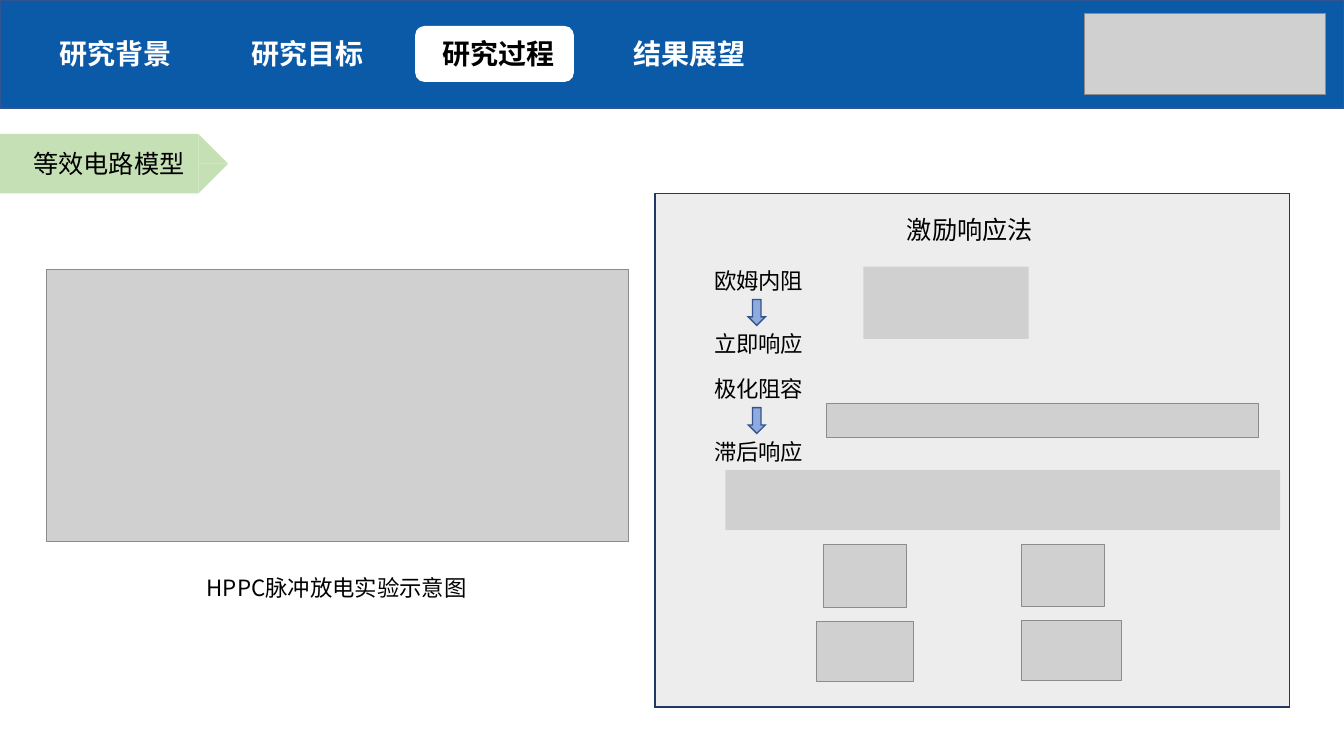
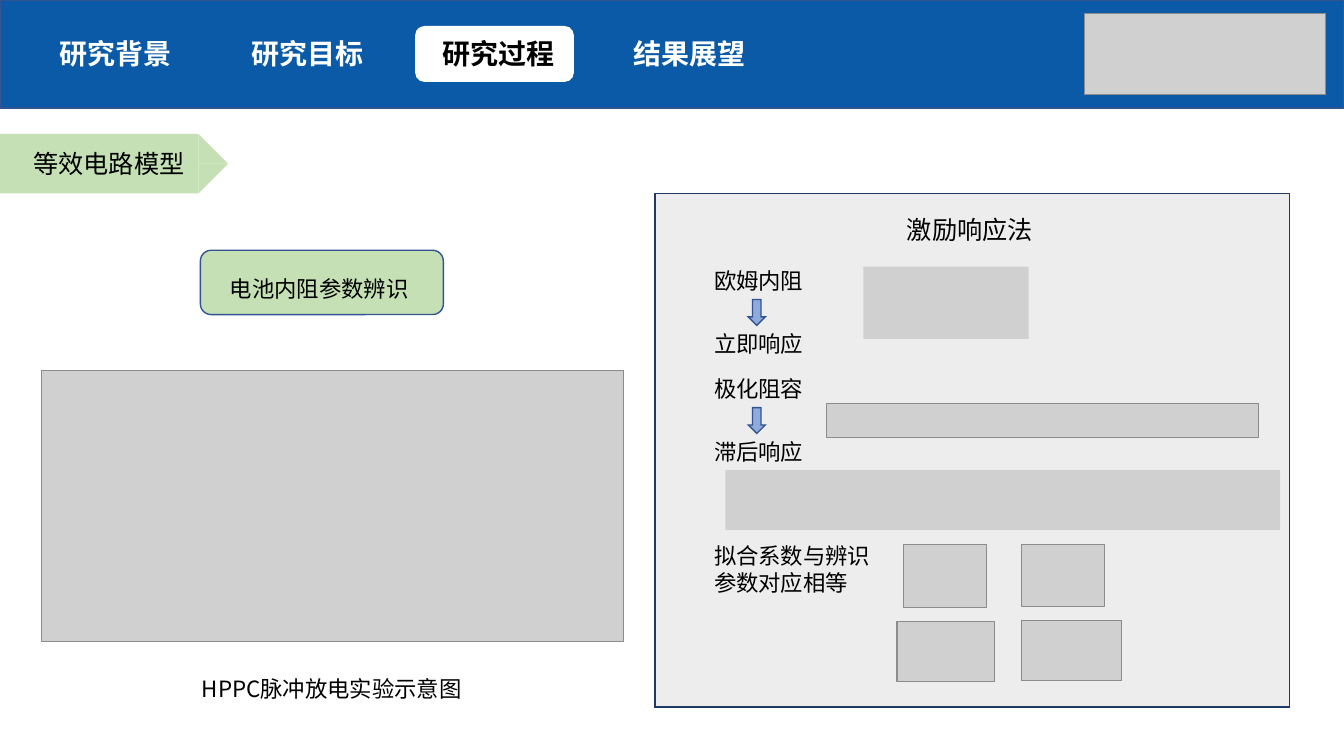
Before and after one commit to SudaSoda/Graduation-Design, a slide deck: slide 8 of Output/毕设答辩_赵杰_1452047.pptx. Drawn at 1344x756 pixels with LibreOffice and Linux fonts; fonts in the diff are those of the drawing; grey boxes stand for pictures. Boxes give left, top, right and bottom in pixels: in the first picture for what was removed or moved away, otherwise in the second. Text is boxed around its words. In the diff, an @@ line names an element or a change of style, - is before the commit and + after.

```diff
--- a/Output/毕设答辩_赵杰_1452047.pptx
+++ b/Output/毕设答辩_赵杰_1452047.pptx
@@ rounded rectangle added at (201, 250, 444, 315), fill #C5E0B4, outline #325491 1 pt @@
@@ text added at (230, 278, 409, 299), 16 pt, text #000000 @@
+电池内阻参数辨识
@@ picture: place and size @@
-picture at (46, 270, 629, 542)
+picture at (41, 370, 624, 642)
@@ text added at (714, 545, 870, 593), 16 pt, text #000000 @@
+拟合系数与辨识参数对应相等
@@ picture removed at (824, 544, 907, 608) @@
@@ picture added at (903, 544, 987, 608) @@
@@ picture removed at (817, 622, 913, 682) @@
@@ picture added at (897, 622, 994, 682) @@
@@ text "HPPC脉冲放电实验示意图": place and size @@
-text "HPPC脉冲放电实验示意图" at (207, 577, 467, 598)
+text "HPPC脉冲放电实验示意图" at (202, 678, 462, 699)
```
Also in this commit, not shown: 10 other slides changed, 16 other files.
